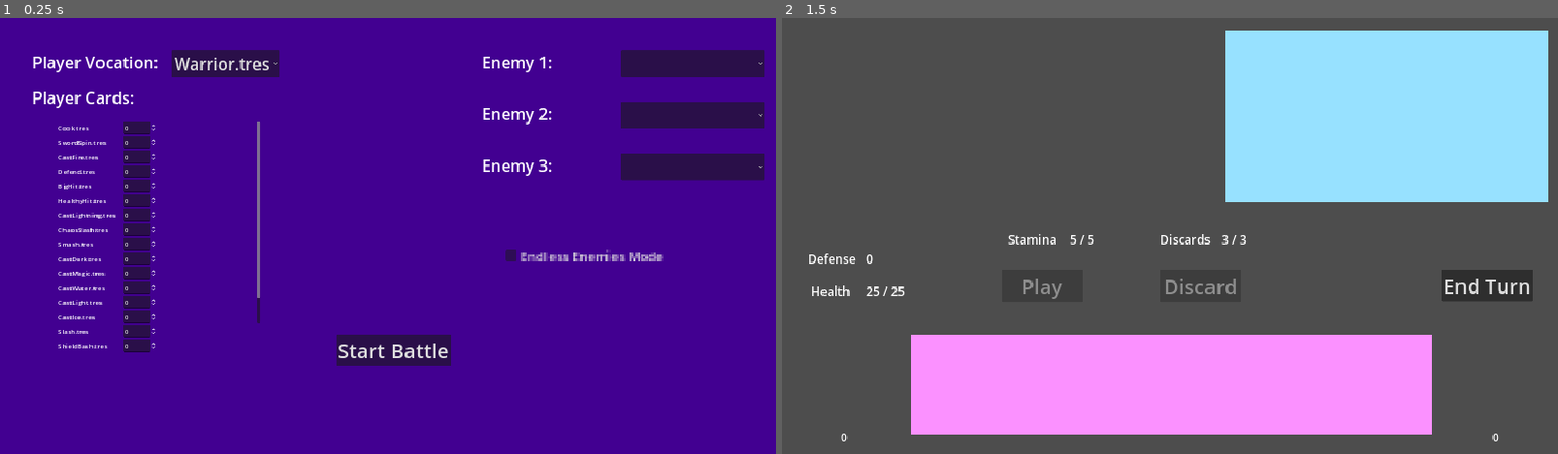
Above: before the commit, frames 1-2 (left to right).
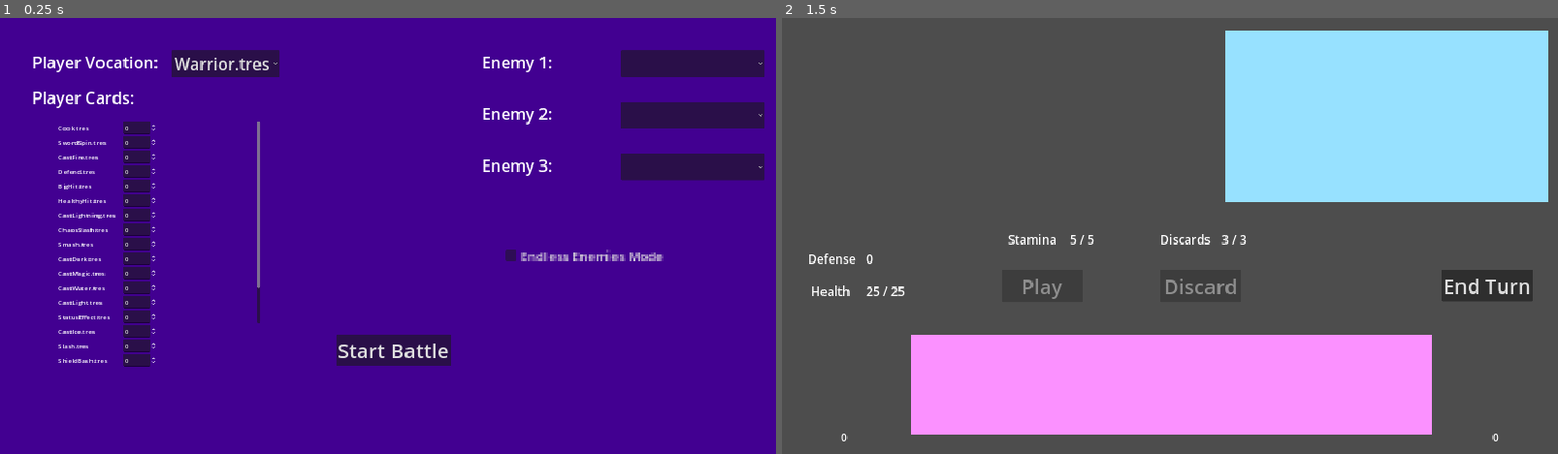
Above: after the commit, the same moments.

Repository: joverlee521/dragon-cards
Game: Godot game, scene res://scenes/card_battle/start_screen.tscn
The game is run twice, just before and just after one commit, with the same random seed, the same clock (stepped at 60 frames per second) and the same inputs. The project has no main scene, so this scene is started directly.
Inputs (mouse positions are in pixels of both pictures, inside the frame that each line leads up to):
- Up to frame 1 (0.25 s): no input
- Up to frame 2 (1.5 s): click "Start Battle" at 0.5 s; tap Enter at 1.25 s; move the mouse to (1340, 214) at 1.27 s; press the mouse at (1340, 214) at 1.28 s; hold Right from 1.28 s (still down)

The runs differ from the first frame. In frame 1, 0.2% of the frame differs, in the area x 7-34%, y 61-80%; in frame 2, nothing differs.

Commit message:
Add StatusEffect resource

Diff:
--- a/resources/CardAttributes/BigHit.tres
+++ b/resources/CardAttributes/BigHit.tres
@@ -32,6 +32,8 @@
 stamina_cost = 5
 damage_type = 2
 damage_element = 0
+status_effects_on_card_player = Array[Resource("res://resources/CardAttributes/StatusEffect.gd")]([])
+status_effects_on_card_targets = Array[Resource("res://resources/CardAttributes/StatusEffect.gd")]([])
 parry = 0
 card_name = "Big Hit"
 card_background = SubResource("AtlasTexture_qft2n")
--- a/resources/CardAttributes/CardAttributes.gd
+++ b/resources/CardAttributes/CardAttributes.gd
@@ -17,6 +17,10 @@
 @export var damage_type: Weapon.DAMAGE_TYPE = Weapon.DAMAGE_TYPE.CUTTING
 ## Card's base damage element
 @export var damage_element: Weapon.DAMAGE_ELEMENT = Weapon.DAMAGE_ELEMENT.NONE
+## Card's status effects applied to the [member CardAttributes.card_player]
+@export var status_effects_on_card_player: Array[StatusEffect]
+## Card's status effects applied to the [member CardAttributes.card_targets]
+@export var status_effects_on_card_targets: Array[StatusEffect]
 
 @export_group ("Vocation Specific Stats")
 ## Parry value used by specific player vocations
--- a/resources/CardAttributes/CardAttributes.tres
+++ b/resources/CardAttributes/CardAttributes.tres
@@ -31,19 +31,19 @@
 
 [resource]
 script = ExtResource("4_ep8iu")
-name = "Card"
-damage_types = null
-Target = null
+target_type = 0
 attack = null
 defense = null
 stamina_cost = null
-parry_value = null
+damage_type = 1
+damage_element = 0
+status_effects_on_card_player = Array[Resource("res://resources/CardAttributes/StatusEffect.gd")]([])
+status_effects_on_card_targets = Array[Resource("res://resources/CardAttributes/StatusEffect.gd")]([])
+parry = 0
+card_name = "Card"
 card_background = SubResource("AtlasTexture_xbu6t")
 card_border = SubResource("AtlasTexture_70g71")
 card_art = SubResource("AtlasTexture_hjf3d")
 card_description_plate = SubResource("AtlasTexture_g1fp1")
 card_name_plate = SubResource("AtlasTexture_cbeei")
 card_description = "This is a card, yo"
-card_name = "Card"
-card_attack_animation = null
-card_defense_animation = null
--- a/resources/CardAttributes/CastDark.tres
+++ b/resources/CardAttributes/CastDark.tres
@@ -32,6 +32,8 @@
 stamina_cost = 2
 damage_type = 3
 damage_element = 6
+status_effects_on_card_player = Array[Resource("res://resources/CardAttributes/StatusEffect.gd")]([])
+status_effects_on_card_targets = Array[Resource("res://resources/CardAttributes/StatusEffect.gd")]([])
 parry = 0
 card_name = "Cast Darkness"
 card_background = SubResource("AtlasTexture_qft2n")
--- a/resources/CardAttributes/CastFire.tres
+++ b/resources/CardAttributes/CastFire.tres
@@ -32,6 +32,8 @@
 stamina_cost = 2
 damage_type = 3
 damage_element = 1
+status_effects_on_card_player = Array[Resource("res://resources/CardAttributes/StatusEffect.gd")]([])
+status_effects_on_card_targets = Array[Resource("res://resources/CardAttributes/StatusEffect.gd")]([])
 parry = 0
 card_name = "Cast Fire"
 card_background = SubResource("AtlasTexture_qft2n")
--- a/resources/CardAttributes/CastIce.tres
+++ b/resources/CardAttributes/CastIce.tres
@@ -32,6 +32,8 @@
 stamina_cost = 2
 damage_type = 3
 damage_element = 2
+status_effects_on_card_player = Array[Resource("res://resources/CardAttributes/StatusEffect.gd")]([])
+status_effects_on_card_targets = Array[Resource("res://resources/CardAttributes/StatusEffect.gd")]([])
 parry = 0
 card_name = "Cast Ice"
 card_background = SubResource("AtlasTexture_qft2n")
--- a/resources/CardAttributes/CastLight.tres
+++ b/resources/CardAttributes/CastLight.tres
@@ -32,6 +32,8 @@
 stamina_cost = 2
 damage_type = 3
 damage_element = 5
+status_effects_on_card_player = Array[Resource("res://resources/CardAttributes/StatusEffect.gd")]([])
+status_effects_on_card_targets = Array[Resource("res://resources/CardAttributes/StatusEffect.gd")]([])
 parry = 0
 card_name = "Cast Light"
 card_background = SubResource("AtlasTexture_qft2n")
--- a/resources/CardAttributes/CastLightning.tres
+++ b/resources/CardAttributes/CastLightning.tres
@@ -32,6 +32,8 @@
 stamina_cost = 2
 damage_type = 3
 damage_element = 3
+status_effects_on_card_player = Array[Resource("res://resources/CardAttributes/StatusEffect.gd")]([])
+status_effects_on_card_targets = Array[Resource("res://resources/CardAttributes/StatusEffect.gd")]([])
 parry = 0
 card_name = "Cast Lightning"
 card_background = SubResource("AtlasTexture_qft2n")
--- a/resources/CardAttributes/CastMagic.tres
+++ b/resources/CardAttributes/CastMagic.tres
@@ -32,6 +32,8 @@
 stamina_cost = 2
 damage_type = 3
 damage_element = 0
+status_effects_on_card_player = Array[Resource("res://resources/CardAttributes/StatusEffect.gd")]([])
+status_effects_on_card_targets = Array[Resource("res://resources/CardAttributes/StatusEffect.gd")]([])
 parry = 0
 card_name = "Cast Magic"
 card_background = SubResource("AtlasTexture_qft2n")
--- a/resources/CardAttributes/CastWater.tres
+++ b/resources/CardAttributes/CastWater.tres
@@ -32,6 +32,8 @@
 stamina_cost = 2
 damage_type = 3
 damage_element = 4
+status_effects_on_card_player = Array[Resource("res://resources/CardAttributes/StatusEffect.gd")]([])
+status_effects_on_card_targets = Array[Resource("res://resources/CardAttributes/StatusEffect.gd")]([])
 parry = 0
 card_name = "Cast Water"
 card_background = SubResource("AtlasTexture_qft2n")
--- a/resources/CardAttributes/ChaosSlash.tres
+++ b/resources/CardAttributes/ChaosSlash.tres
@@ -34,6 +34,8 @@
 stamina_cost = 5
 damage_type = 1
 damage_element = 0
+status_effects_on_card_player = Array[Resource("res://resources/CardAttributes/StatusEffect.gd")]([])
+status_effects_on_card_targets = Array[Resource("res://resources/CardAttributes/StatusEffect.gd")]([])
 parry = 0
 card_name = "Chaos Slash"
 card_background = SubResource("AtlasTexture_t76yv")
--- a/resources/CardAttributes/Cook.tres
+++ b/resources/CardAttributes/Cook.tres
@@ -34,6 +34,8 @@
 stamina_cost = 3
 damage_type = 3
 damage_element = 1
+status_effects_on_card_player = Array[Resource("res://resources/CardAttributes/StatusEffect.gd")]([])
+status_effects_on_card_targets = Array[Resource("res://resources/CardAttributes/StatusEffect.gd")]([])
 parry = 0
 card_name = "Cook"
 card_background = SubResource("AtlasTexture_toe3h")
--- a/resources/CardAttributes/Defend.tres
+++ b/resources/CardAttributes/Defend.tres
@@ -32,6 +32,8 @@
 stamina_cost = 1
 damage_type = 0
 damage_element = 0
+status_effects_on_card_player = Array[Resource("res://resources/CardAttributes/StatusEffect.gd")]([])
+status_effects_on_card_targets = Array[Resource("res://resources/CardAttributes/StatusEffect.gd")]([])
 parry = 0
 card_name = "Defend"
 card_background = SubResource("AtlasTexture_qft2n")
--- a/resources/CardAttributes/HealthyHit.tres
+++ b/resources/CardAttributes/HealthyHit.tres
@@ -34,6 +34,8 @@
 stamina_cost = 2
 damage_type = 1
 damage_element = 0
+status_effects_on_card_player = Array[Resource("res://resources/CardAttributes/StatusEffect.gd")]([])
+status_effects_on_card_targets = Array[Resource("res://resources/CardAttributes/StatusEffect.gd")]([])
 parry = 0
 card_name = "Healthy Hit"
 card_background = SubResource("AtlasTexture_ydoku")
--- a/resources/CardAttributes/ShieldBash.tres
+++ b/resources/CardAttributes/ShieldBash.tres
@@ -37,6 +37,8 @@
 stamina_cost = 2
 damage_type = 2
 damage_element = 0
+status_effects_on_card_player = Array[Resource("res://resources/CardAttributes/StatusEffect.gd")]([])
+status_effects_on_card_targets = Array[Resource("res://resources/CardAttributes/StatusEffect.gd")]([])
 parry = 0
 card_name = "ShieldBash"
 card_background = SubResource("AtlasTexture_q4c0x")
--- a/resources/CardAttributes/Slash.tres
+++ b/resources/CardAttributes/Slash.tres
@@ -32,6 +32,8 @@
 stamina_cost = 1
 damage_type = 1
 damage_element = 0
+status_effects_on_card_player = Array[Resource("res://resources/CardAttributes/StatusEffect.gd")]([])
+status_effects_on_card_targets = Array[Resource("res://resources/CardAttributes/StatusEffect.gd")]([])
 parry = 0
 card_name = "Slash"
 card_background = SubResource("AtlasTexture_qft2n")
--- a/resources/CardAttributes/Smash.tres
+++ b/resources/CardAttributes/Smash.tres
@@ -32,6 +32,8 @@
 stamina_cost = 1
 damage_type = 2
 damage_element = 0
+status_effects_on_card_player = Array[Resource("res://resources/CardAttributes/StatusEffect.gd")]([])
+status_effects_on_card_targets = Array[Resource("res://resources/CardAttributes/StatusEffect.gd")]([])
 parry = 0
 card_name = "Smash"
 card_background = SubResource("AtlasTexture_qft2n")
--- /dev/null
+++ b/resources/CardAttributes/StatusEffect.gd
@@ -0,0 +1,5 @@
+extends Resource
+class_name StatusEffect
+
+@export_enum("poison", "freeze", "knockout", "burn") var status_effect_name: String
+@export var applied_number: int = 0
--- /dev/null
+++ b/resources/CardAttributes/StatusEffect.tres
@@ -0,0 +1,8 @@
+[gd_resource type="Resource" load_steps=2 format=3 uid="uid://5sdvsqi3h3il"]
+
+[ext_resource type="Script" path="res://resources/CardAttributes/StatusEffect.gd" id="1_o08dp"]
+
+[resource]
+script = ExtResource("1_o08dp")
+name = 0
+applied_number = 0
--- a/resources/CardAttributes/SwordSpin.tres
+++ b/resources/CardAttributes/SwordSpin.tres
@@ -32,6 +32,8 @@
 stamina_cost = 3
 damage_type = 1
 damage_element = 0
+status_effects_on_card_player = Array[Resource("res://resources/CardAttributes/StatusEffect.gd")]([])
+status_effects_on_card_targets = Array[Resource("res://resources/CardAttributes/StatusEffect.gd")]([])
 parry = 0
 card_name = "Sword Spin"
 card_background = SubResource("AtlasTexture_qft2n")
